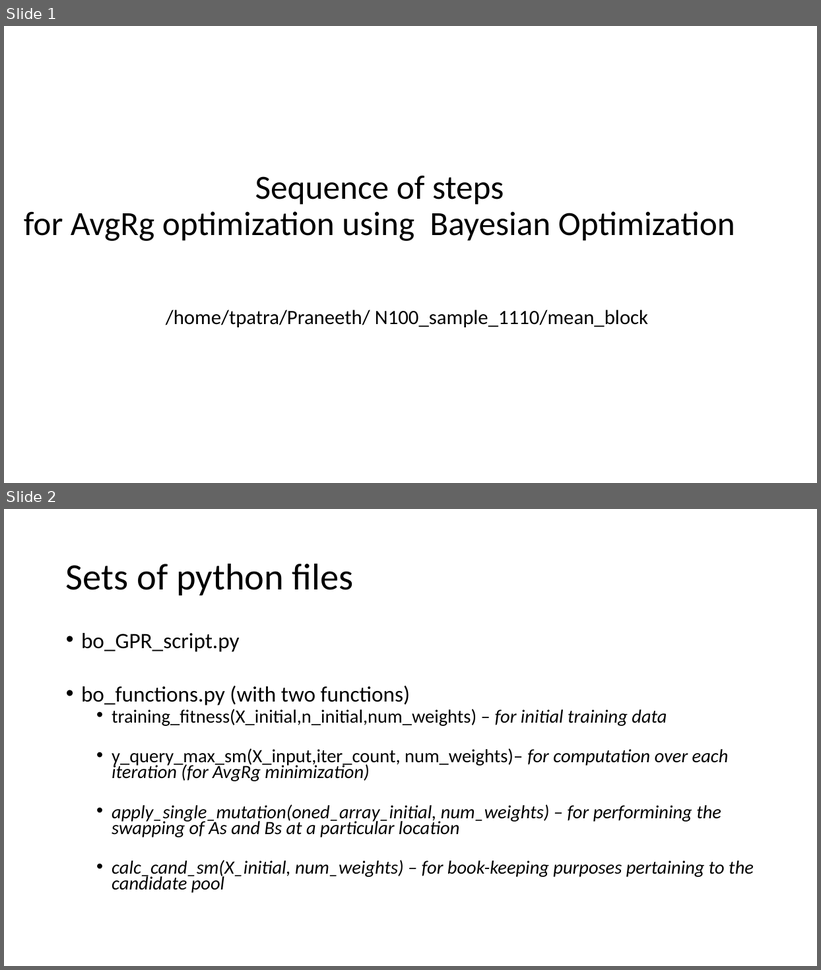
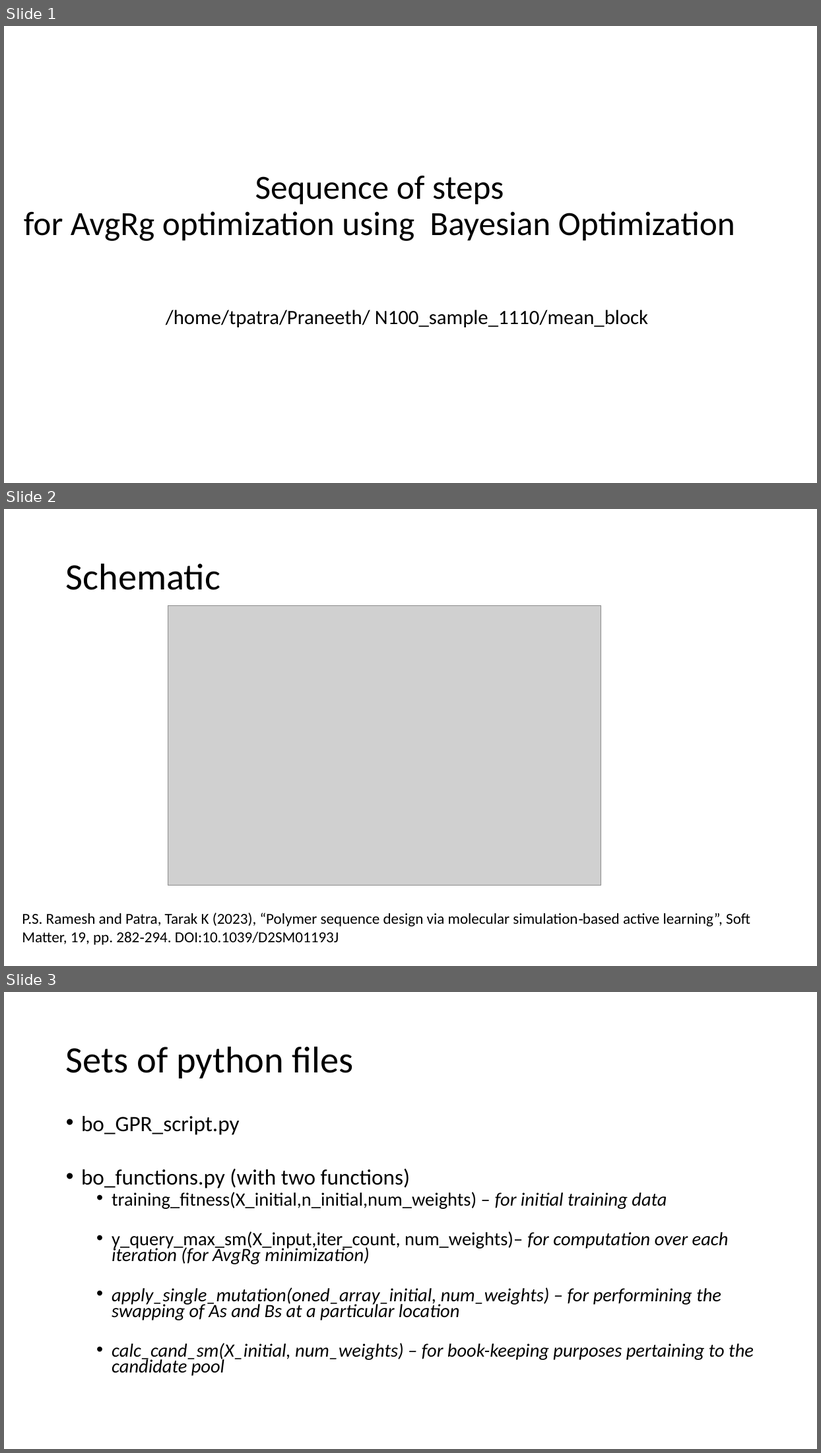
Before and after one commit to rpspran/Polymer_Sequence_Design, a slide deck: Readme.pptx. Shown one above the other, each under a label of ours: slides 1 and 2 before the commit, slides 1, 2 and 3 after it. The pictures are 821x970 and 821x1453 pixels, drawn with LibreOffice and Linux fonts; fonts in the diff are those of the drawing; grey boxes stand for pictures. Boxes give left, top, right and bottom in pixels: in the first picture for what was removed or moved away, otherwise in the second. Text is boxed around its words. In the diff, an @@ line names an element or a change of style, - is before the commit and + after.

```diff
--- a/Readme.pptx
+++ b/Readme.pptx
@@ slide 2 added at (x1=4, y1=509, x2=817, y2=966), background #FFFFFF @@
@@ title added at (x1=66, y1=563, x2=220, y2=590), 44 pt, text #000000 @@
+Schematic
@@ picture added at (x1=168, y1=605, x2=601, y2=886) @@
@@ text added at (x1=22, y1=913, x2=750, y2=945), 18 pt, text #000000 @@
+P.S. Ramesh and Patra, Tarak K (2023), “Polymer sequence design via molecular simulation‐based active learning”, Soft Matter, 19, pp. 282‐294. DOI:10.1039/D2SM01193J
@@ what was slide 2 is now slide 3 @@
```
Also in this commit, not shown: 1 slide changed, 1 other slide added.
